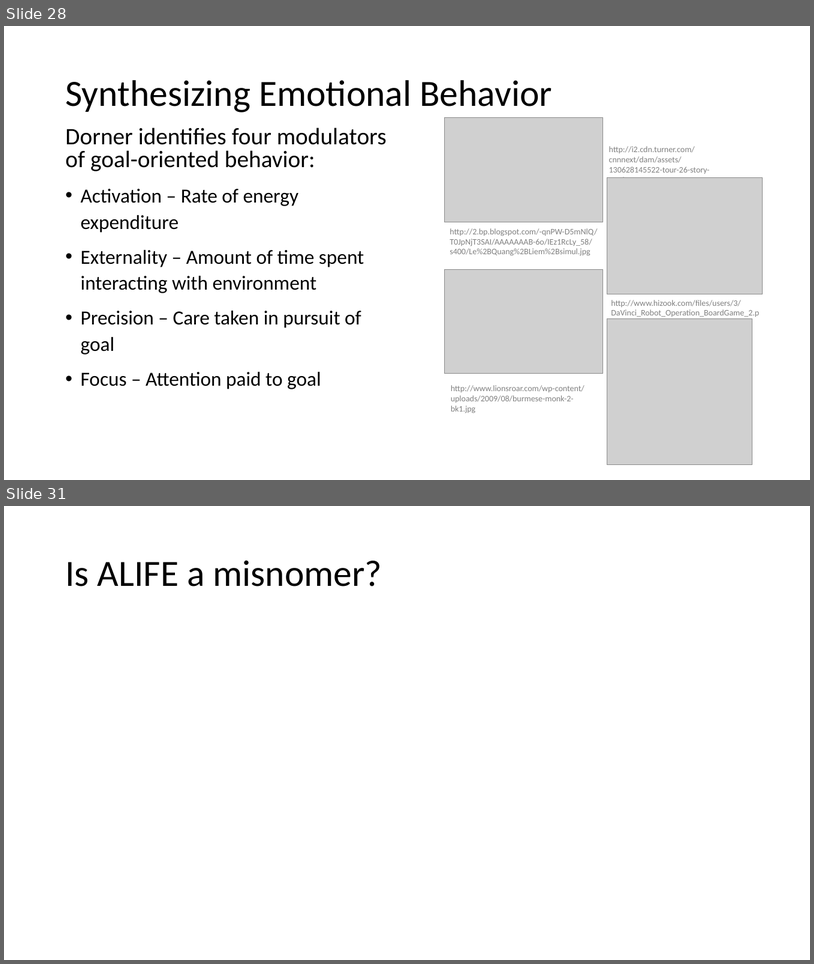
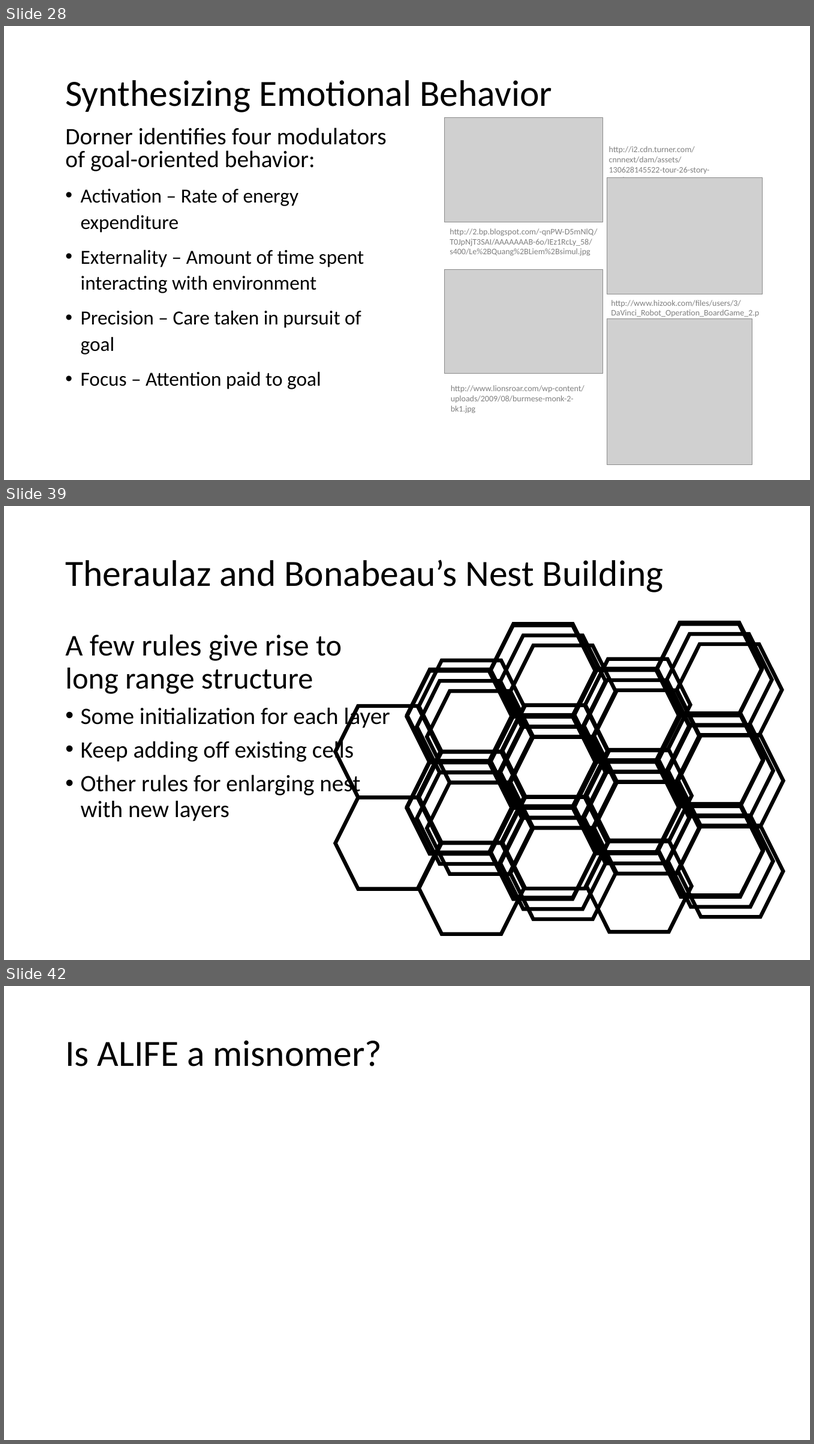
Before and after one commit to BenChurch/Fall2016, a slide deck: CISC879/ChapterPresentation/LectureSlidesCh8.pptx. Shown one above the other, each under a label of ours: slides 28 and 31 before the commit, slides 28, 39 and 42 after it; the slides between them are not shown. The pictures are 814x964 and 814x1444 pixels, drawn with LibreOffice and Linux fonts; fonts in the diff are those of the drawing; grey boxes stand for pictures. Boxes give left, top, right and bottom in pixels: in the first picture for what was removed or moved away, otherwise in the second. Text is boxed around its words. In the diff, an @@ line names an element or a change of style, - is before the commit and + after.

```diff
--- a/CISC879/ChapterPresentation/LectureSlidesCh8.pptx
+++ b/CISC879/ChapterPresentation/LectureSlidesCh8.pptx
@@ slide 39 added at [4, 506, 810, 960], background #FFFFFF @@
@@ title added at [65, 560, 664, 592], 44 pt, text #000000 @@
+Theraulaz and Bonabeau’s Nest Building
@@ hexagon added at [491, 624, 596, 715], outline #000000 4.5 pt @@
@@ hexagon added at [657, 622, 762, 714], outline #000000 4.5 pt @@
@@ text added at [65, 634, 390, 821], 28 pt, text #000000 @@
+A few rules give rise to long range structure
+• Some initialization for each layer
+• Keep adding off existing cells
+• Other rules for enlarging nest with new layers
@@ hexagon added at [408, 669, 513, 760], outline #000000 4.5 pt @@
@@ hexagon added at [575, 669, 680, 760], outline #000000 4.5 pt @@
@@ hexagon added at [491, 715, 596, 806], outline #000000 4.5 pt @@
@@ hexagon added at [659, 714, 764, 805], outline #000000 4.5 pt @@
@@ hexagon added at [408, 760, 513, 852], outline #000000 4.5 pt @@
@@ hexagon added at [575, 760, 680, 852], outline #000000 4.5 pt @@
@@ hexagon added at [491, 806, 596, 897], outline #000000 4.5 pt @@
@@ hexagon added at [659, 804, 764, 895], outline #000000 4.5 pt @@
@@ group added at [407, 624, 764, 898]: 10 hexagons @@
@@ group added at [417, 634, 774, 909]: 10 hexagons @@
@@ group added at [428, 644, 784, 919]: 10 hexagons @@
@@ group added at [336, 659, 692, 934]: 10 hexagons @@
@@ what was slide 31 is now slide 42 @@
```
Also in this commit, not shown: 2 slides changed, 10 other slides added, 4 other files.
